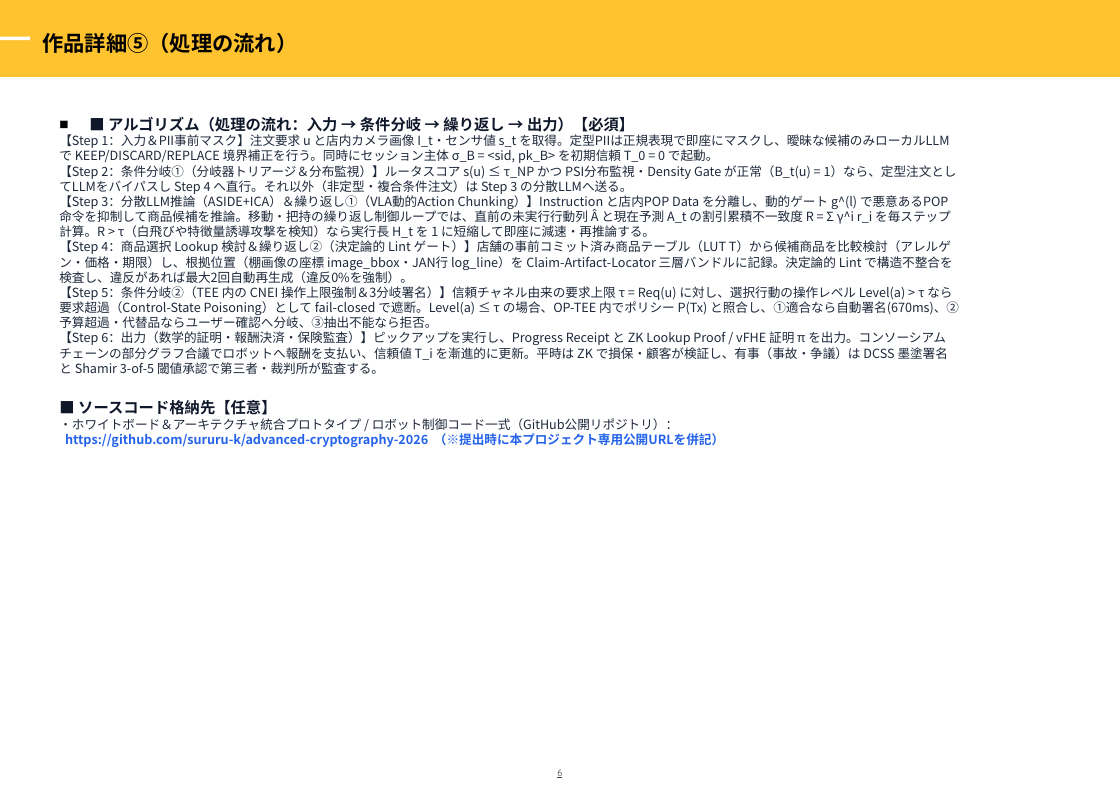
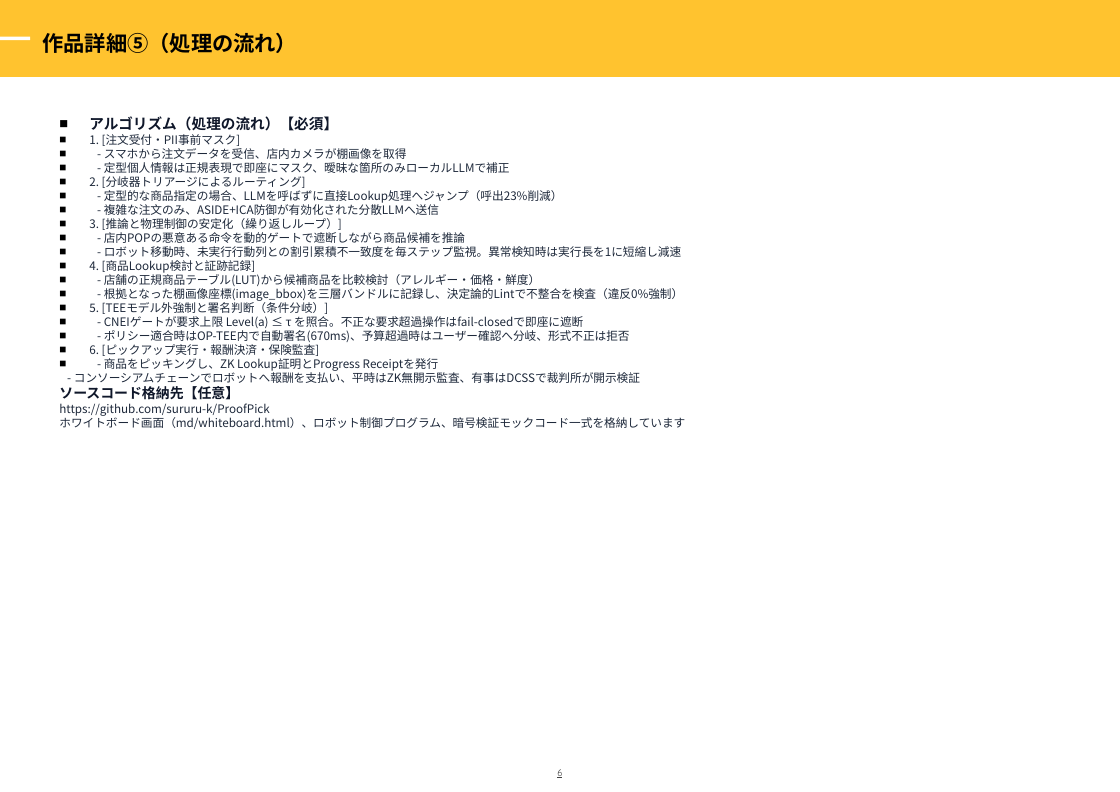
Before and after one commit to sururu-k/ProofPick, a slide deck: slide 7 of md/zenjyocon_entry_sheet_2026.pptx. Drawn at 1120x792 pixels with LibreOffice and Linux fonts; fonts in the diff are those of the drawing; background and template pictures are left out. Boxes give left, top, right and bottom in pixels: in the first picture for what was removed or moved away, otherwise in the second. Text is boxed around its words. In the diff, an @@ line names an element or a change of style, - is before the commit and + after.

```diff
--- a/md/zenjyocon_entry_sheet_2026.pptx
+++ b/md/zenjyocon_entry_sheet_2026.pptx
@@ text at box(59, 116, 685, 429): text changed; size 9.5 to 8.8 pt @@
-■ ■ アルゴリズム（処理の流れ：入力 → 条件分岐 → 繰り返し → 出力）【必須】
-【Step 1：入力＆PII事前マスク】注文要求 u と店内カメラ画像 I_t・センサ値 s_t を取得。定型PIIは正規表現で即座にマスクし、曖昧な候補のみローカルLLMで KEEP/DISCARD/REPLACE 境界補正を行う。同時にセッション主体 σ_B = <sid, pk_B> を初期信頼 T_0 = 0 で起動。
-【Step 2：条件分岐①（分岐器トリアージ＆分布監視）】ルータスコア s(u) ≤ τ_NP かつ PSI分布監視・Density Gate が正常（B_t(u) = 1）なら、定型注文としてLLMをバイパスし Step 4 へ直行。それ以外（非定型・複合条件注文）は Step 3 の分散LLMへ送る。
-【Step 3：分散LLM推論（ASIDE+ICA）＆繰り返し①（VLA動的Action Chunking）】Instruction と店内POP Data を分離し、動的ゲート g^(l) で悪意あるPOP命令を抑制して商品候補を推論。移動・把持の繰り返し制御ループでは、直前の未実行行動列 Â と現在予測 A_t の割引累積不一致度 R = Σ γ^i r_i を毎ステップ計算。R > τ（白飛びや特徴量誘導攻撃を検知）なら実行長 H_t を 1 に短縮して即座に減速・再推論する。
-【Step 4：商品選択 Lookup 検討＆繰り返し②（決定論的 Lint ゲート）】店舗の事前コミット済み商品テーブル（LUT T）から候補商品を比較検討（アレルゲン・価格・期限）し、根拠位置（棚画像の座標 image_bbox・JAN行 log_line）を Claim-Artifact-Locator 三層バンドルに記録。決定論的 Lint で構造不整合を検査し、違反があれば最大2回自動再生成（違反0%を強制）。
-【Step 5：条件分岐②（TEE 内の CNEI 操作上限強制＆3分岐署名）】信頼チャネル由来の要求上限 τ = Req(u) に対し、選択行動の操作レベル Level(a) > τ なら要求超過（Control-State Poisoning）として fail-closed で遮断。Level(a) ≤ τ の場合、OP-TEE 内でポリシー P(Tx) と照合し、①適合なら自動署名(670ms)、②予算超過・代替品ならユーザー確認へ分岐、③抽出不能なら拒否。
-【Step 6：出力（数学的証明・報酬決済・保険監査）】ピックアップを実行し、Progress Receipt と ZK Lookup Proof / vFHE 証明 π を出力。コンソーシアムチェーンの部分グラフ合議でロボットへ報酬を支払い、信頼値 T_i を漸進的に更新。平時は ZK で損保・顧客が検証し、有事（事故・争議）は DCSS 墨塗署名と Shamir 3-of-5 閾値承認で第三者・裁判所が監査する。
-■ ソースコード格納先【任意】
-・ホワイトボード＆アーキテクチャ統合プロトタイプ / ロボット制御コード一式（GitHub公開リポジトリ）：
-https://github.com/sururu-k/advanced-cryptography-2026 （※提出時に本プロジェクト専用公開URLを併記）
+■ アルゴリズム（処理の流れ）【必須】
+1. [注文受付・PII事前マスク]
+- スマホから注文データを受信、店内カメラが棚画像を取得
+- 定型個人情報は正規表現で即座にマスク、曖昧な箇所のみローカルLLMで補正
+2. [分岐器トリアージによるルーティング]
+- 定型的な商品指定の場合、LLMを呼ばずに直接Lookup処理へジャンプ（呼出23%削減）
+- 複雑な注文のみ、ASIDE+ICA防御が有効化された分散LLMへ送信
+3. [推論と物理制御の安定化（繰り返しループ）]
+- 店内POPの悪意ある命令を動的ゲートで遮断しながら商品候補を推論
+- ロボット移動時、未実行行動列との割引累積不一致度を毎ステップ監視。異常検知時は実行長を1に短縮し減速
+4. [商品Lookup検討と証跡記録]
+- 店舗の正規商品テーブル(LUT)から候補商品を比較検討（アレルギー・価格・鮮度）
+- 根拠となった棚画像座標(image_bbox)を三層バンドルに記録し、決定論的Lintで不整合を検査（違反0%強制）
+5. [TEEモデル外強制と署名判断（条件分岐）]
+- CNEIゲートが要求上限 Level(a) ≤ τ を照合。不正な要求超過操作はfail-closedで即座に遮断
+- ポリシー適合時はOP-TEE内で自動署名(670ms)、予算超過時はユーザー確認へ分岐、形式不正は拒否
+6. [ピックアップ実行・報酬決済・保険監査]
+- 商品をピッキングし、ZK Lookup証明とProgress Receiptを発行
+- コンソーシアムチェーンでロボットへ報酬を支払い、平時はZK無開示監査、有事はDCSSで裁判所が開示検証
+ソースコード格納先【任意】
+https://github.com/sururu-k/ProofPick
+ホワイトボード画面（md/whiteboard.html）、ロボット制御プログラム、暗号検証モックコード一式を格納しています
```
Also in this commit, not shown: 10 other slides changed.
